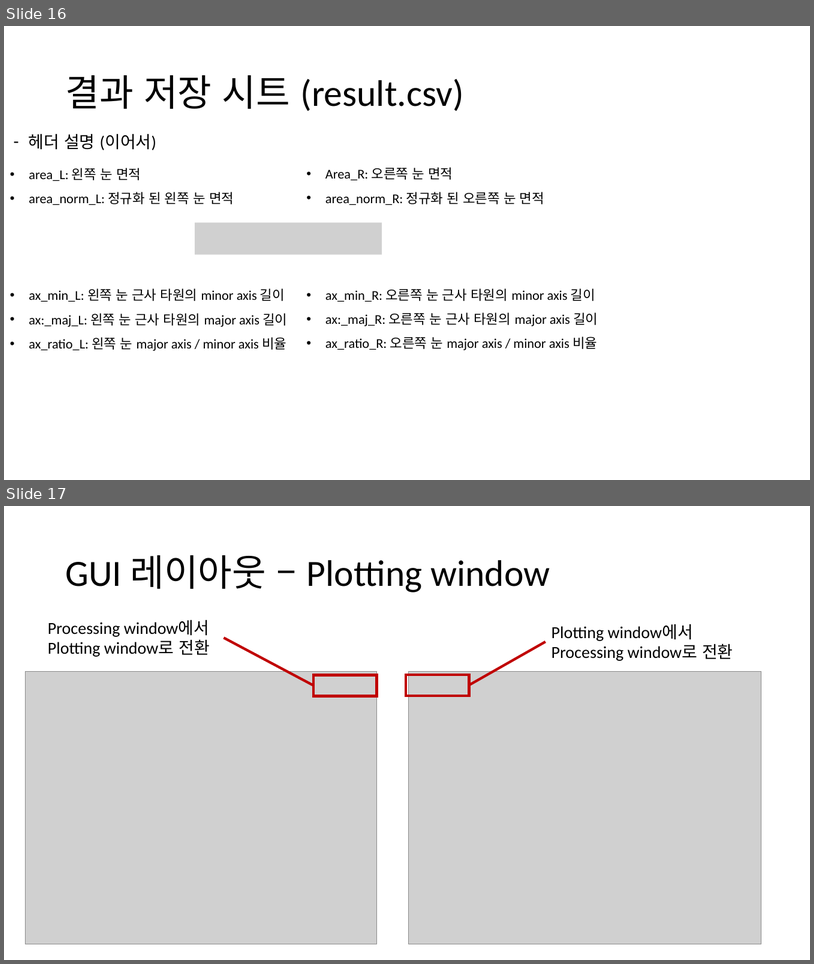
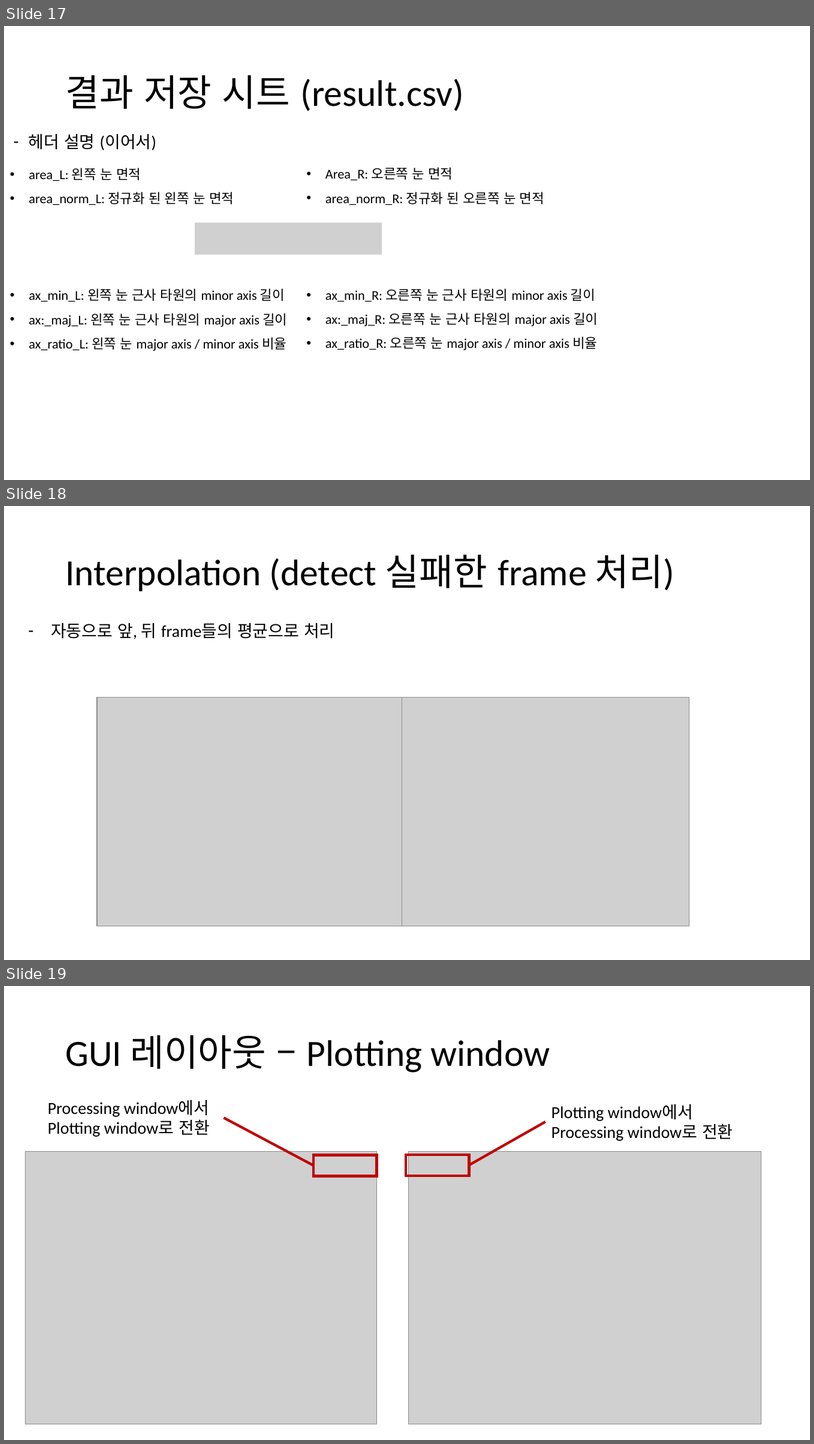
Before and after one commit to ihatesummer/zebrafish_gui, a slide deck: program details.pptx. Shown one above the other, each under a label of ours: slides 16 and 17 before the commit, slides 17, 18 and 19 after it. The pictures are 814x964 and 814x1444 pixels, drawn with LibreOffice and Linux fonts; fonts in the diff are those of the drawing; grey boxes stand for pictures. Boxes give left, top, right and bottom in pixels: in the first picture for what was removed or moved away, otherwise in the second. Text is boxed around its words. In the diff, an @@ line names an element or a change of style, - is before the commit and + after.

```diff
--- a/program details.pptx
+++ b/program details.pptx
@@ slide 18 added at [4, 506, 810, 960], background #FFFFFF @@
@@ title added at [65, 555, 675, 591], 44 pt, text #000000 @@
+Interpolation (detect 실패한 frame 처리)
@@ text added at [51, 622, 335, 639], 20 pt, text #000000 @@
+– 자동으로 앞, 뒤 frame들의 평균으로 처리
@@ picture added at [97, 697, 402, 926] @@
@@ picture added at [385, 697, 690, 926] @@
@@ what was slide 16 is now slide 17 @@
@@ what was slide 17 is now slide 19 @@
```
Also in this commit, not shown: 1 other slide added, 3 other files.
